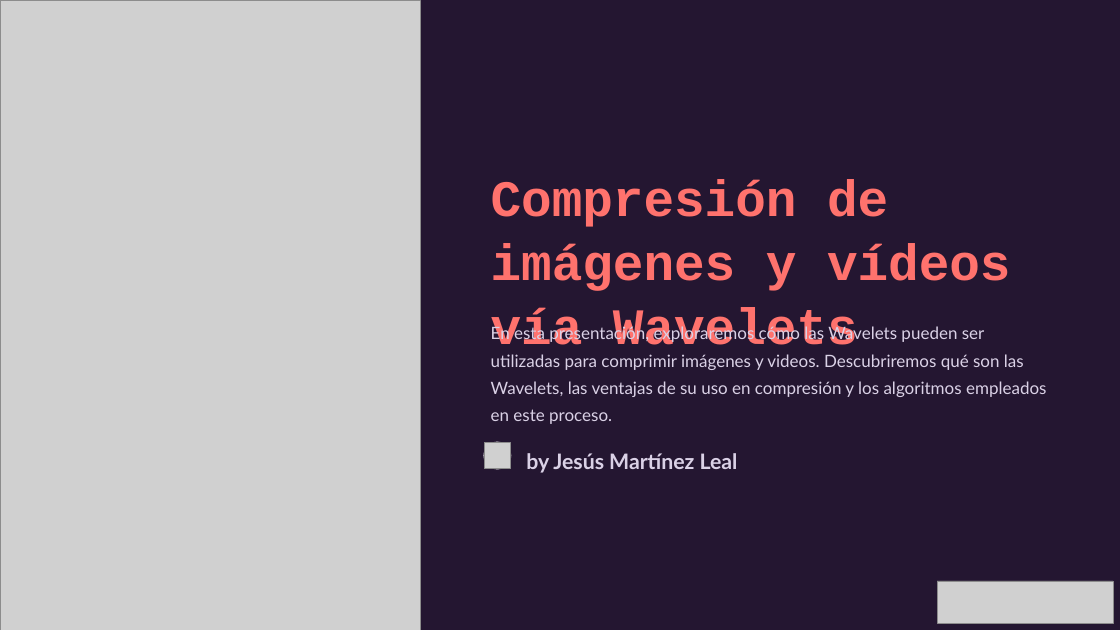
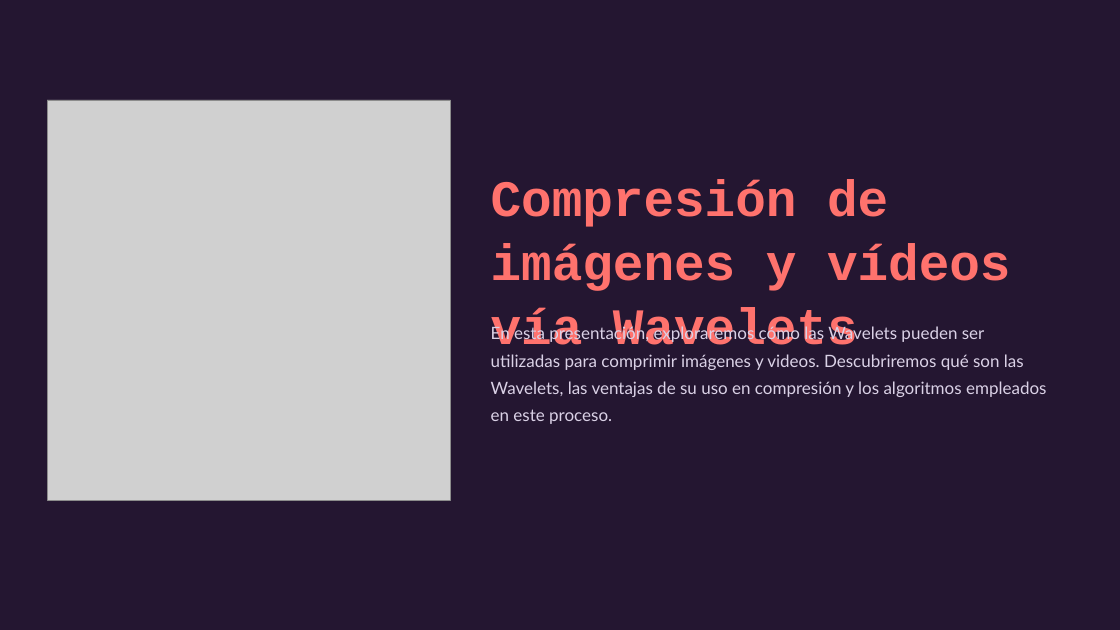
Before and after one commit to arieme1/Trabajo_Comprension_Imagenes, a slide deck: slide 1 of Compresion-de-imagenes-y-videos-via-Wavelets.pptx. Drawn at 1120x630 pixels with LibreOffice and Linux fonts; fonts in the diff are those of the drawing; grey boxes stand for pictures. Boxes give left, top, right and bottom in pixels: in the first picture for what was removed or moved away, otherwise in the second. Text is boxed around its words. In the diff, an @@ line names an element or a change of style, - is before the commit and + after.

```diff
--- a/Compresion-de-imagenes-y-videos-via-Wavelets.pptx
+++ b/Compresion-de-imagenes-y-videos-via-Wavelets.pptx
@@ picture: place and size @@
-picture at (0, 0, 420, 630)
+picture at (47, 100, 450, 500)
@@ rounded rectangle removed at (484, 442, 511, 469) @@
@@ picture removed at (484, 442, 510, 468) @@
@@ text removed at (526, 453, 738, 473) @@
-by Jesús Martínez Leal
@@ picture removed at (937, 581, 1113, 623) @@
```
Also in this commit, not shown: 6 other slides changed, 2 slides added, 1 slide removed, 1 other file.
